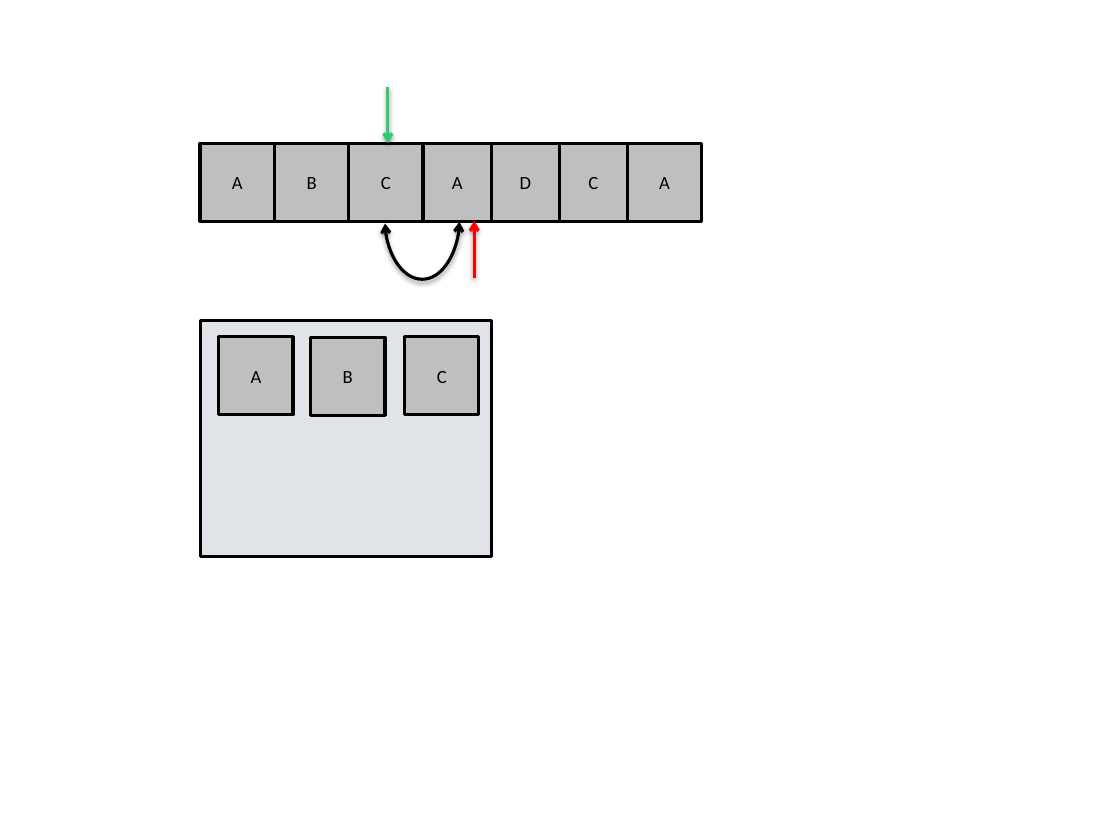
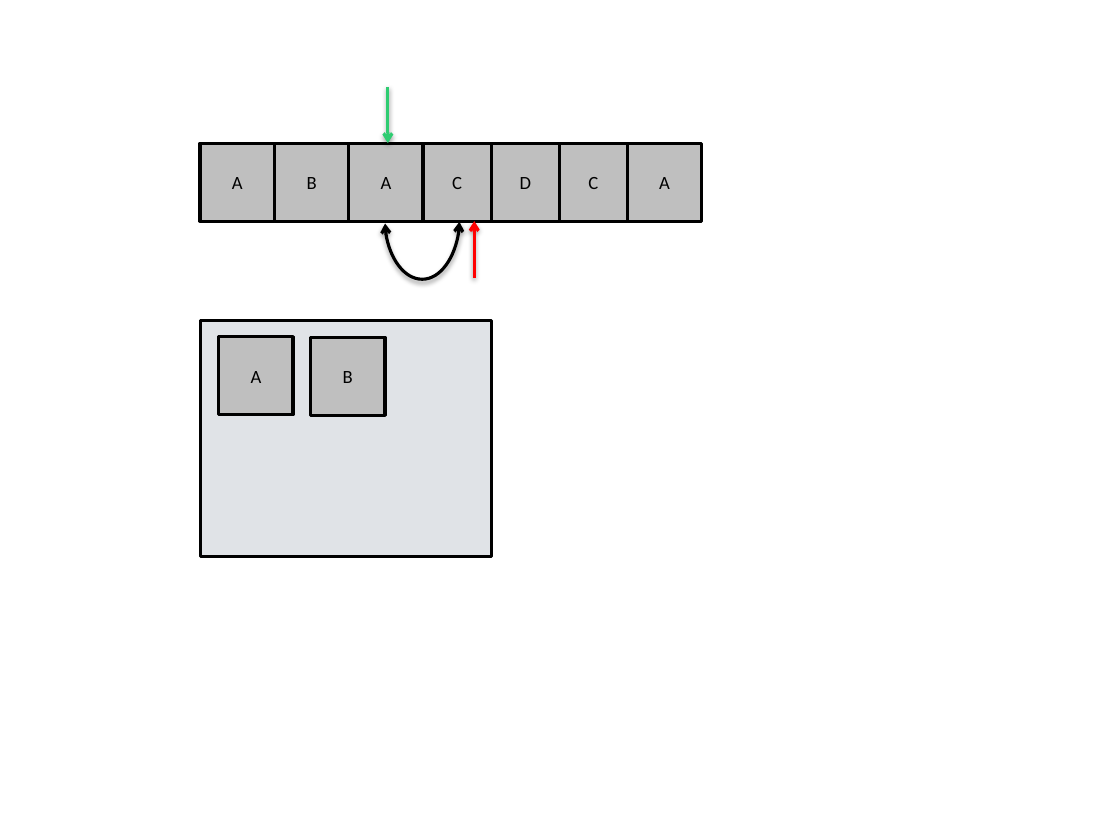
Before and after one commit to jainankit49/HackerGymContent, a slide deck: slide 57 of Images/imgs.pptx (slide 54 before the commit). Drawn at 1120x840 pixels with LibreOffice and Linux fonts; fonts in the diff are those of the drawing. Boxes give left, top, right and bottom in pixels: in the first picture for what was removed or moved away, otherwise in the second. Text is boxed around its words. In the diff, an @@ line names an element or a change of style, - is before the commit and + after.

```diff
--- a/Images/imgs.pptx
+++ b/Images/imgs.pptx
@@ rectangle "A": place and size @@
-rectangle "A" at [423,143,492,222]
+rectangle "A" at [348,143,422,222]
@@ rectangle "C": place and size @@
-rectangle "C" at [348,143,422,222]
+rectangle "C" at [423,143,492,222]
@@ rectangle removed at [404,337,478,416] @@
-C
```
Also in this commit, not shown: 6 slides added, 4 other files.
